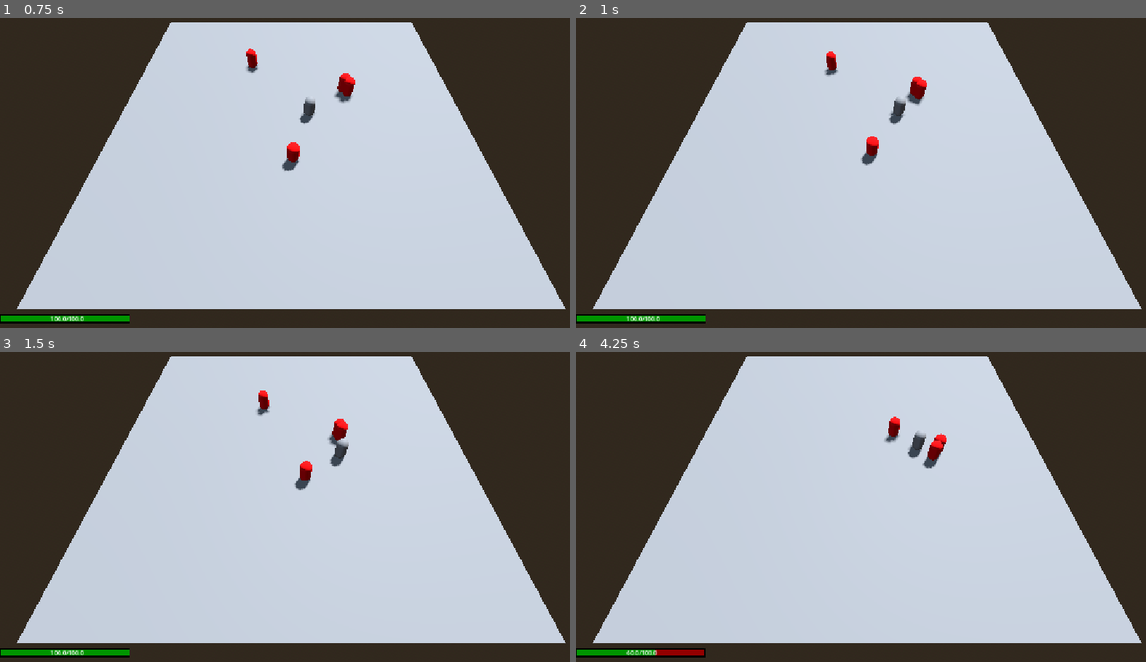
Above: before the commit, frames 1-4 (two rows, left to right).
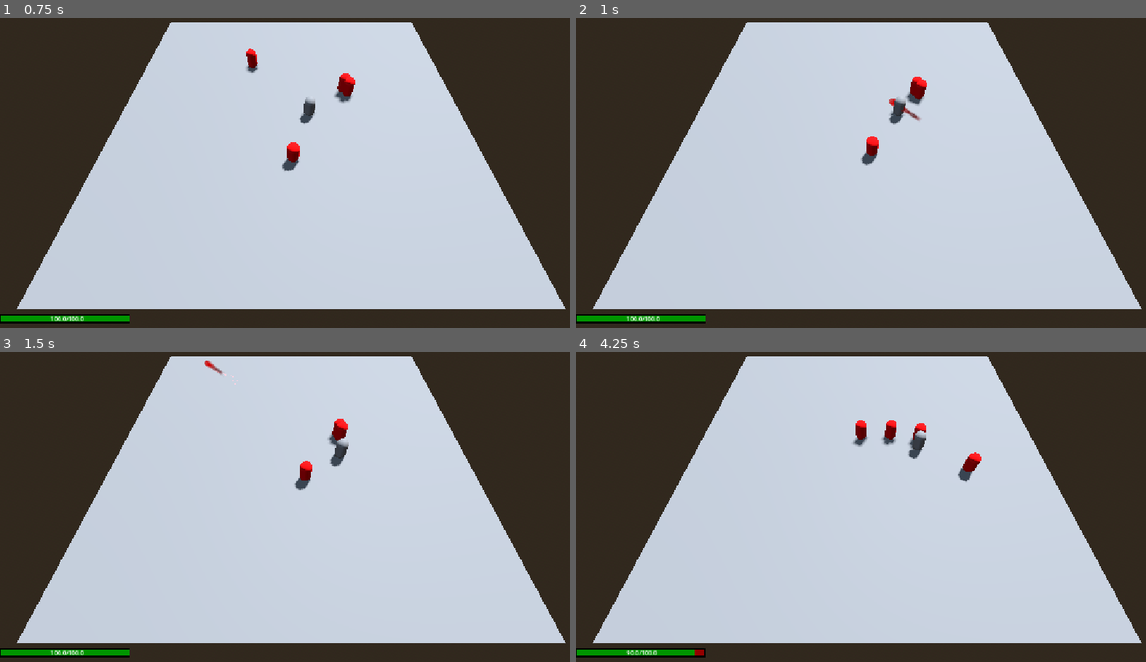
Above: after the commit, the same moments.

Repository: LeksoBugadze/Brackeys-Game-JAM
Game: Godot game, scene res://Scenes/main_scene.tscn
The game is run twice, just before and just after one commit, with the same random seed, the same clock (stepped at 60 frames per second) and the same inputs.
Inputs:
- Up to frame 1 (0.75 s): hold D (move_right) from 0.53 s (still down)
- Up to frame 2 (1 s): keep holding D (move_right)
- Up to frame 3 (1.5 s): release D (move_right) at 1.28 s; hold S (move_down) from 1.28 s (still down)
- Up to frame 4 (4.25 s): release S (move_down) at 2.03 s; hold D (move_right) 2.03-2.78 s; hold W (move_up) 2.78-3.53 s; hold A (move_left) from 3.53 s (still down)

Frame 1 is identical in both runs. In frame 2, 0.2% of the frame differs, in the area x 43-61%, y 10-34%; in frame 3, 0.2%; in frame 4, 1.0%, in the area x 8-72%, y 20-98%.

Commit message:
added first spell, enemies can take damage, new enemies spawn after first batch dies

Diff:
--- a/Fireball_VFX/blood_spell.tscn
+++ b/Fireball_VFX/blood_spell.tscn
@@ -73,34 +73,35 @@
 size = Vector2(0.1, 0.5)
 
 [sub_resource type="SphereShape3D" id="SphereShape3D_g4v7s"]
+radius = 0.34735018
 
 [node name="BloodSpell" type="CharacterBody3D" unique_id=1066162322]
 collision_layer = 4
 script = ExtResource("1_hyp55")
 
 [node name="MeshInstance3D" type="MeshInstance3D" parent="." unique_id=111727990]
-transform = Transform3D(-2.1855694e-08, 0, 0.8254062, 0, 0.5, 0, -0.5, 0, -3.607965e-08, -0.20600009, 0, 0)
+transform = Transform3D(-0.5, 0, -7.21593e-08, 0, 0.5, 0, 4.371139e-08, 0, -0.8254062, 0, 0, -0.33399737)
 material_override = SubResource("ShaderMaterial_f4nwb")
 cast_shadow = 0
 mesh = ExtResource("3_r7tm7")
 
 [node name="MeshInstance3D2" type="MeshInstance3D" parent="." unique_id=987549403]
-transform = Transform3D(-3.059797e-08, 0, 1.1466515, 0, 0.7, 0, -0.7, 0, -5.012173e-08, 0.07421103, 0, 0)
+transform = Transform3D(-0.7, 0, -1.0024346e-07, 0, 0.7, 0, 6.119594e-08, 0, -1.1466514, 0, 0, -0.6142086)
 material_override = SubResource("ShaderMaterial_cdoe0")
 mesh = SubResource("SphereMesh_f4nwb")
 
 [node name="MeshInstance3D3" type="MeshInstance3D" parent="." unique_id=1022780807]
-transform = Transform3D(3.2872224, 0, 0, 0, 0.68558544, 0, 0, 0, 1, -1.3301623, 0, 0)
+transform = Transform3D(-1.4368906e-07, 0, 0.99999994, 0, 0.6855854, 0, -3.2872221, 0, -4.3711378e-08, 0, 0, 0.79016477)
 material_override = SubResource("ShaderMaterial_jrd63")
 mesh = SubResource("QuadMesh_f4nwb")
 
 [node name="MeshInstance3D4" type="MeshInstance3D" parent="." unique_id=1846292215]
-transform = Transform3D(3.2872221, 0, 0, 0, -2.9066978e-08, 1.0000001, 0, -0.66497487, -4.371139e-08, -1.3301623, 0, 0)
+transform = Transform3D(-1.4368906e-07, -0.66497487, -4.3711392e-08, 0, -2.906698e-08, 1.0000001, -3.2872224, 2.9066975e-08, -5.1947404e-15, 0, 0, 0.79016477)
 material_override = SubResource("ShaderMaterial_jrd63")
 mesh = SubResource("QuadMesh_f4nwb")
 
 [node name="GPUParticles3D" type="GPUParticles3D" parent="." unique_id=951995521]
-transform = Transform3D(1, 0, 0, 0, 1, 0, 0, 0, 1, -0.447871, 0, 0)
+transform = Transform3D(-4.371139e-08, 0, 1, 0, 1, 0, -1, 0, -4.371139e-08, 0, 0, -0.092126474)
 material_override = SubResource("StandardMaterial3D_w0mh7")
 amount = 10
 lifetime = 0.3
@@ -109,4 +110,5 @@
 draw_pass_1 = SubResource("QuadMesh_cdoe0")
 
 [node name="CollisionShape3D" type="CollisionShape3D" parent="." unique_id=1236421]
+transform = Transform3D(-4.371139e-08, 0, 1, 0, 1, 0, -1, 0, -4.371139e-08, 0, 0, -0.81006306)
 shape = SubResource("SphereShape3D_g4v7s")
--- a/Scenes/blood_spell_ability.tscn
+++ b/Scenes/blood_spell_ability.tscn
@@ -3,7 +3,7 @@
 [ext_resource type="Script" uid="uid://c7ov8sjn14h7d" path="res://Scripts/blood_spell.gd" id="1_4oinp"]
 
 [sub_resource type="CylinderShape3D" id="CylinderShape3D_g4v7s"]
-radius = 6.0
+radius = 14.0
 
 [node name="BloodSpell" type="Node3D" unique_id=38817197]
 script = ExtResource("1_4oinp")
--- a/Scenes/player.tscn
+++ b/Scenes/player.tscn
@@ -1,6 +1,7 @@
 [gd_scene format=3 uid="uid://bng4diwyut6y4"]
 
 [ext_resource type="Script" uid="uid://cb7hjbv0xh8vu" path="res://Scripts/player.gd" id="1_v0iea"]
+[ext_resource type="PackedScene" uid="uid://dngf8dmaldhsg" path="res://Scenes/blood_spell_ability.tscn" id="2_cvnsp"]
 
 [sub_resource type="CapsuleMesh" id="CapsuleMesh_yf5fn"]
 
@@ -52,3 +53,5 @@
 text = "100/100"
 horizontal_alignment = 1
 vertical_alignment = 1
+
+[node name="BloodSpell" parent="." unique_id=38817197 instance=ExtResource("2_cvnsp")]
--- a/Scripts/blood_spell.gd
+++ b/Scripts/blood_spell.gd
@@ -1,14 +1,24 @@
 extends Node3D
 
 @onready var shooting_range: Area3D = $Range
+
 var blood_spell_vfx = preload("res://Fireball_VFX/blood_spell.tscn")
 
+var can_shoot = false
+var damage : float = 100.0
 
 func _on_timer_timeout() -> void:
+	can_shoot = true
 	for body in shooting_range.get_overlapping_bodies():
-		if body.is_in_group("enemy"):
-			print(body)
-			look_at(body.position)
-			var blood_spell_inst = blood_spell_vfx.instantiate()
-			add_child(blood_spell_inst)
-			blood_spell_inst.global_position = position
+		if body.is_in_group("enemy") && can_shoot:
+			look_at(body.global_position,Vector3.UP)
+			body.take_damage(damage)
+			shoot()
+			break
+
+
+func shoot()->void:
+	can_shoot = false
+	var blood_spell_inst = blood_spell_vfx.instantiate()
+	get_tree().current_scene.add_child(blood_spell_inst)
+	blood_spell_inst.global_transform = global_transform
--- a/Scripts/blood_spell_projectile.gd
+++ b/Scripts/blood_spell_projectile.gd
@@ -1,6 +1,10 @@
 extends CharacterBody3D
 
 
-func _ready() -> void:
-	velocity.x = 100
-	move_and_slide()
+func _physics_process(_delta: float) -> void:
+	velocity = -transform.basis.z * 35
+
+	var collided_this_frame: bool = move_and_slide()
+
+	if collided_this_frame:
+		queue_free()
--- a/Scripts/enemy.gd
+++ b/Scripts/enemy.gd
@@ -3,6 +3,8 @@
 var movement_speed :float = 2.5
 @onready var navigation_agent_3d: NavigationAgent3D = $NavigationAgent3D
 @onready var damage_range: Area3D = $damageRange
+
+var health : float = 100.0
 
 var player : CharacterBody3D = null
 var can_attack = false
@@ -11,6 +13,10 @@
 	player = get_tree().get_nodes_in_group("player")[0]
 
 func _process(_delta: float) -> void:
+	if health <=0:
+		get_tree().current_scene.current_enemy_count -= 1
+		queue_free()
+
 	navigation_agent_3d.set_target_position(player.global_position)
 
 func _physics_process(_delta: float) -> void:
@@ -23,10 +29,11 @@
 		return
 
 	var next_position:Vector3 = navigation_agent_3d.get_next_path_position()
-
 	velocity = global_position.direction_to( next_position ) * movement_speed
-
 	move_and_slide()
 
 func _on_timer_timeout() -> void:
 	can_attack = true
+
+func take_damage(damage:float)->void:
+	health-=damage
--- a/Scripts/main_scene.gd
+++ b/Scripts/main_scene.gd
@@ -17,6 +17,12 @@
 	if !enemy_pos_arr.is_empty():
 		spawn_enemies(enemy_pos_arr)
 	print(enemy_pos_arr)
+
+func _physics_process(_delta: float) -> void:
+	if current_enemy_count <= 0:
+		while enemy_count>current_enemy_count:
+			add_enemy_position()
+		spawn_enemies(enemy_pos_arr)
 
 func spawn_enemies(enemy_pos_array):
 	for enemy_pos_vec in enemy_pos_array:
